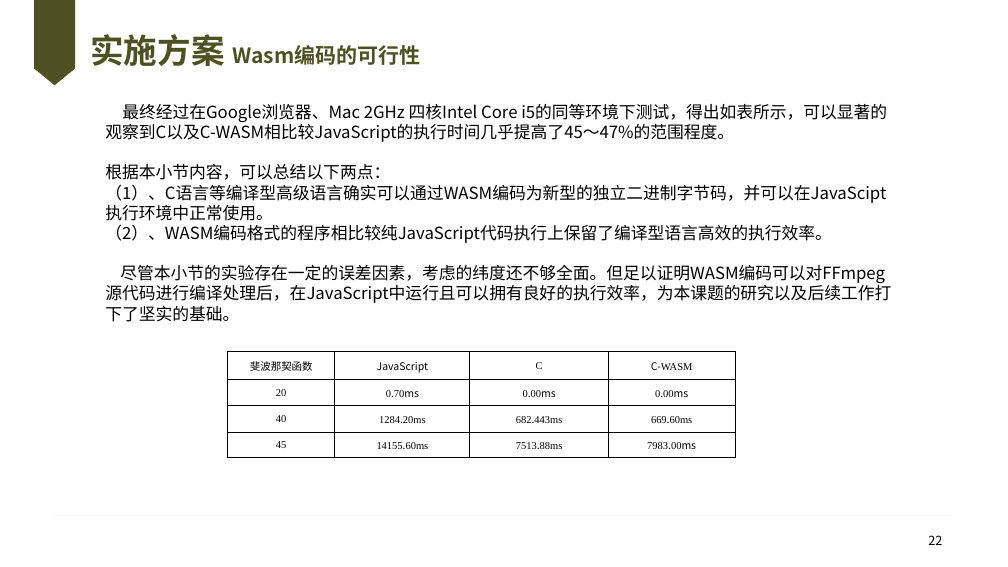
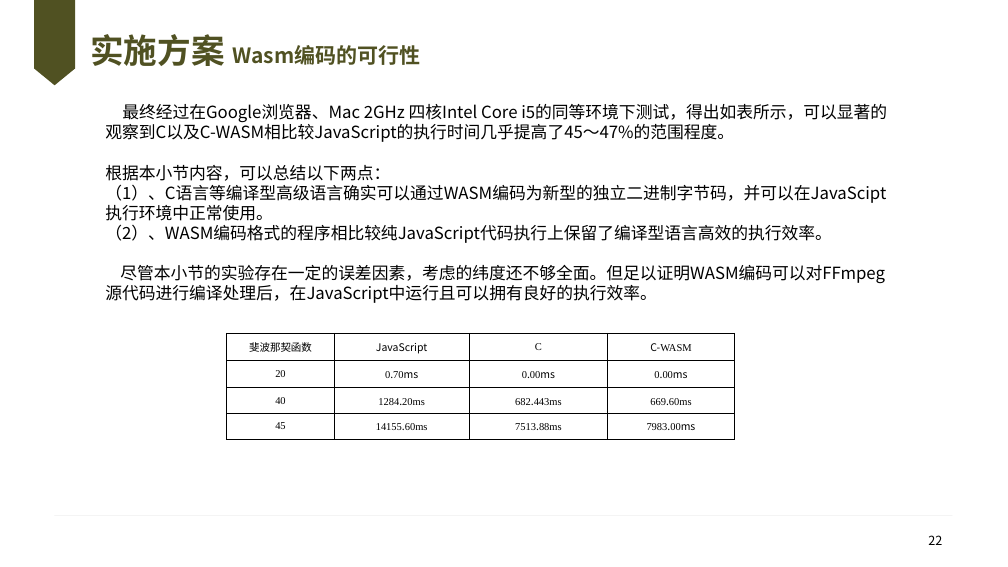
Before and after one commit to knoxnoe/GraduationProject, a slide deck: slide 22 of doc/paper/v2/缑通旺-开题.pptx. Drawn at 1008x567 pixels with LibreOffice and Linux fonts; fonts in the diff are those of the drawing; background and template pictures are left out. Boxes give left, top, right and bottom in pixels: in the first picture for what was removed or moved away, otherwise in the second. Text is boxed around its words. In the diff, an @@ line names an element or a change of style, - is before the commit and + after.

```diff
--- a/doc/paper/v2/缑通旺-开题.pptx
+++ b/doc/paper/v2/缑通旺-开题.pptx
@@ text at box(105, 265, 885, 303): text changed @@
-尽管本小节的实验存在一定的误差因素，考虑的纬度还不够全面。但足以证明WASM编码可以对FFmpeg源代码进行编译处理后，在JavaScript中运行且可以拥有良好的执行效率，为本课题的研究以及后续工作打下了坚实的基础。
+尽管本小节的实验存在一定的误差因素，考虑的纬度还不够全面。但足以证明WASM编码可以对FFmpeg源代码进行编译处理后，在JavaScript中运行且可以拥有良好的执行效率。
@@ table: place and size @@
-table at box(228, 352, 735, 457)
+table at box(227, 333, 734, 439)
```
Also in this commit, not shown: 11 other slides changed, 10 other files.
